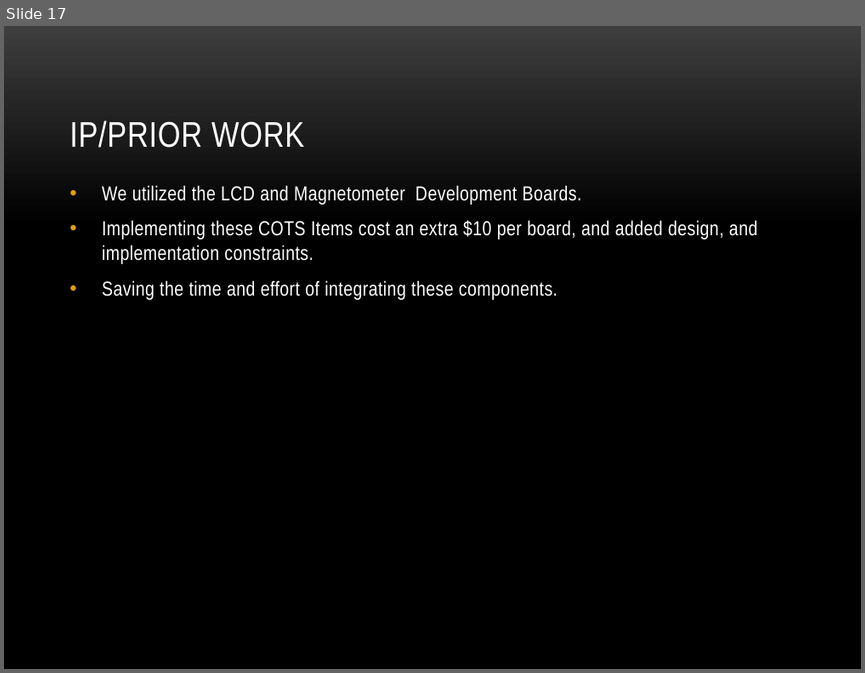
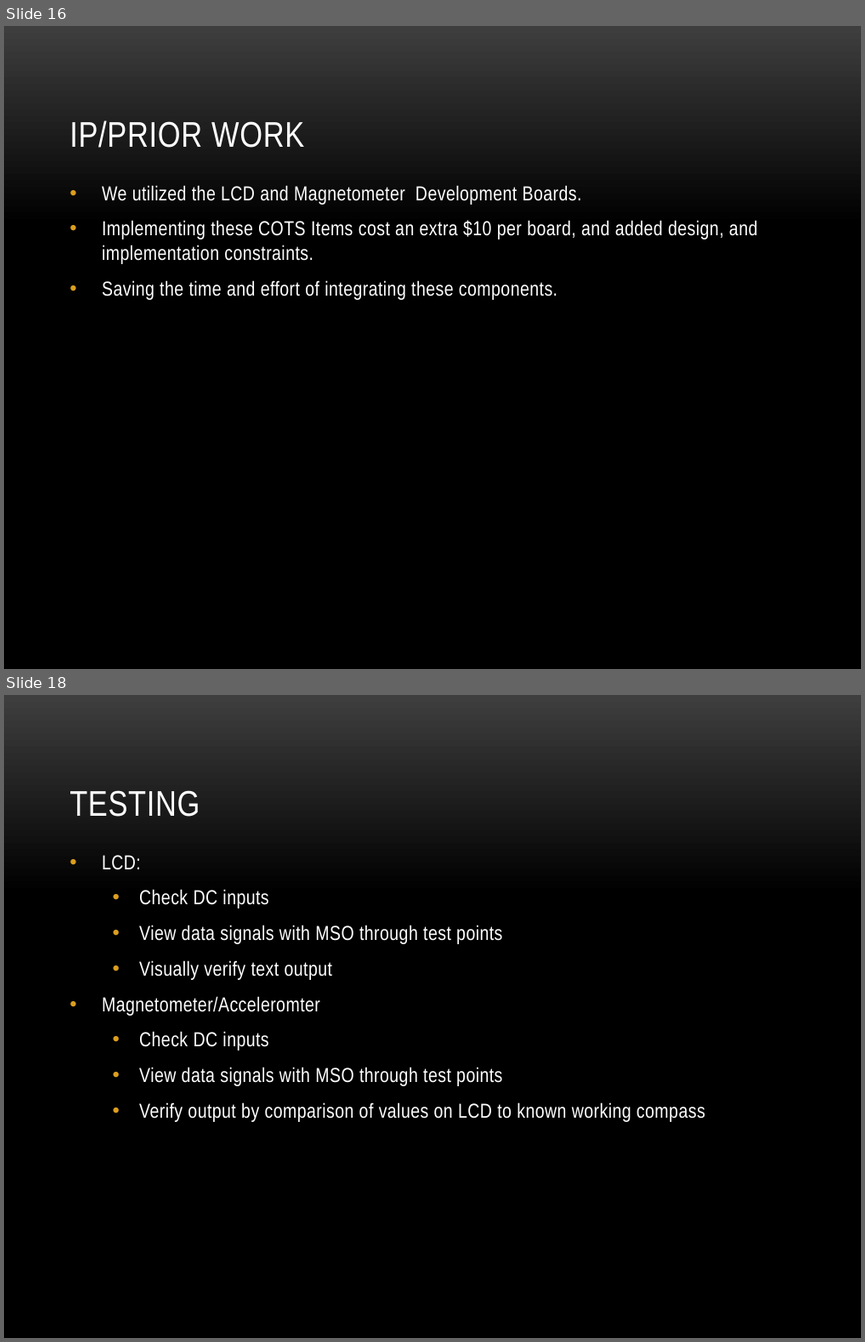
Before and after one commit to dosferatu/electronic-compass, a slide deck: Documentation/Project Documentation/Project Presentation.pptx. Shown one above the other, each under a label of ours: slide 17 before the commit, slides 16 and 18 after it; the slides between them are not shown. The pictures are 865x673 and 865x1342 pixels, drawn with LibreOffice and Linux fonts; fonts in the diff are those of the drawing; background and template pictures are left out. Boxes give left, top, right and bottom in pixels: in the first picture for what was removed or moved away, otherwise in the second. Text is boxed around its words. In the diff, an @@ line names an element or a change of style, - is before the commit and + after.

```diff
--- a/Documentation/Project Documentation/Project Presentation.pptx
+++ b/Documentation/Project Documentation/Project Presentation.pptx
@@ slide 18 added at (x1=4, y1=695, x2=861, y2=1338), background picture (left out) @@
@@ title added at (x1=69, y1=790, x2=200, y2=817), 30 pt, text #FFFFFF @@
+TESTING
@@ text added at (x1=102, y1=855, x2=705, y2=1122), 17 pt, text #FFFFFF @@
+• LCD:
+  • Check DC inputs
+  • View data signals with MSO through test points
+  • Visually verify text output
+• Magnetometer/Acceleromter
+  • Check DC inputs
+  • View data signals with MSO through test points
+  • Verify output by comparison of values on LCD to known working compass
@@ what was slide 17 is now slide 16 @@
```
Also in this commit, not shown: 2 slides changed, 2 other slides added, 2 slides removed, 1 other file.
